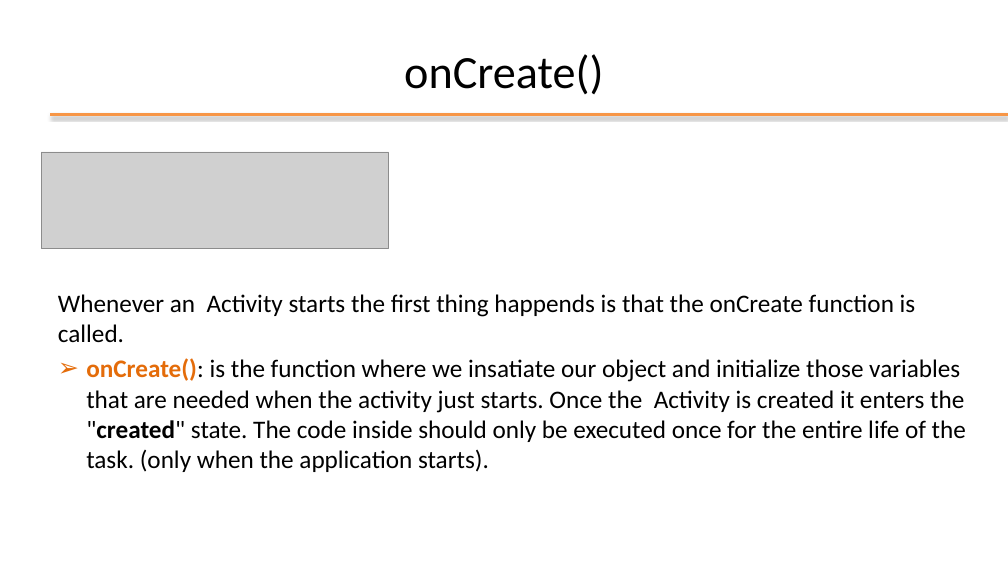
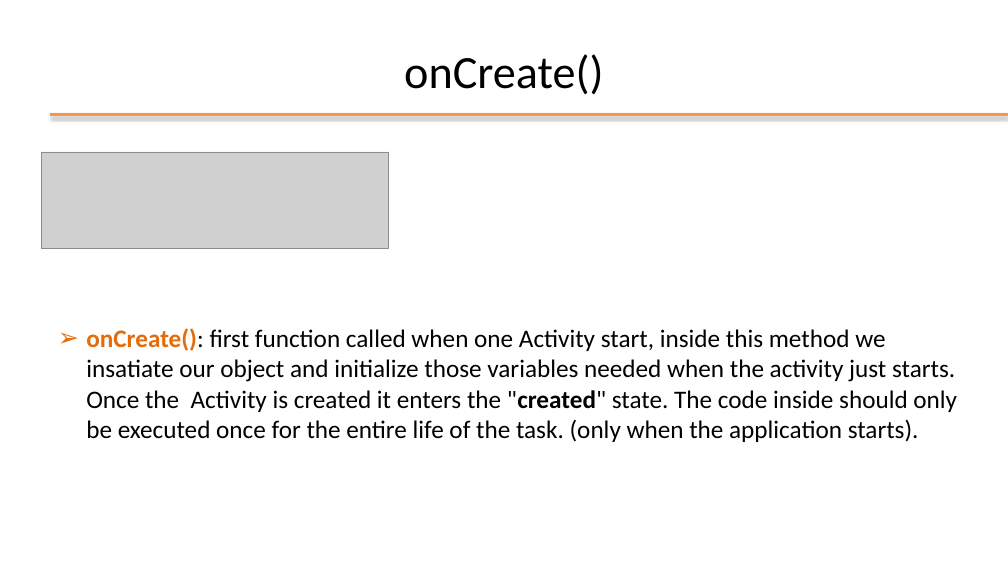
Before and after one commit to StePoli-00/Getting-started-with-Android, a slide deck: slide 7 of Slides/03-Key elements of application.pptx (slide 8 before the commit). Drawn at 1008x567 pixels with LibreOffice and Linux fonts; fonts in the diff are those of the drawing; grey boxes stand for pictures; background and template pictures are left out. Boxes give left, top, right and bottom in pixels: in the first picture for what was removed or moved away, otherwise in the second. Text is boxed around its words. In the diff, an @@ line names an element or a change of style, - is before the commit and + after.

Commit message:
Update 03-Key elements of application.pptx
adding button
click listener
intent example

```diff
--- a/Slides/03-Key elements of application.pptx
+++ b/Slides/03-Key elements of application.pptx
@@ text at (86, 328, 957, 442): text changed @@
-Whenever an Activity starts the first thing happends is that the onCreate function is called.
-➢ onCreate(): is the function where we insatiate our object and initialize those variables that are needed when the activity just starts. Once the Activity is created it enters the "created" state. The code inside should only be executed once for the entire life of the task. (only when the application starts).
+➢ onCreate(): first function called when one Activity start, inside this method we insatiate our object and initialize those variables needed when the activity just starts. Once the Activity is created it enters the "created" state. The code inside should only be executed once for the entire life of the task. (only when the application starts).
```
Also in this commit, not shown: 16 other slides changed, 13 slides added, 2 slides removed.
